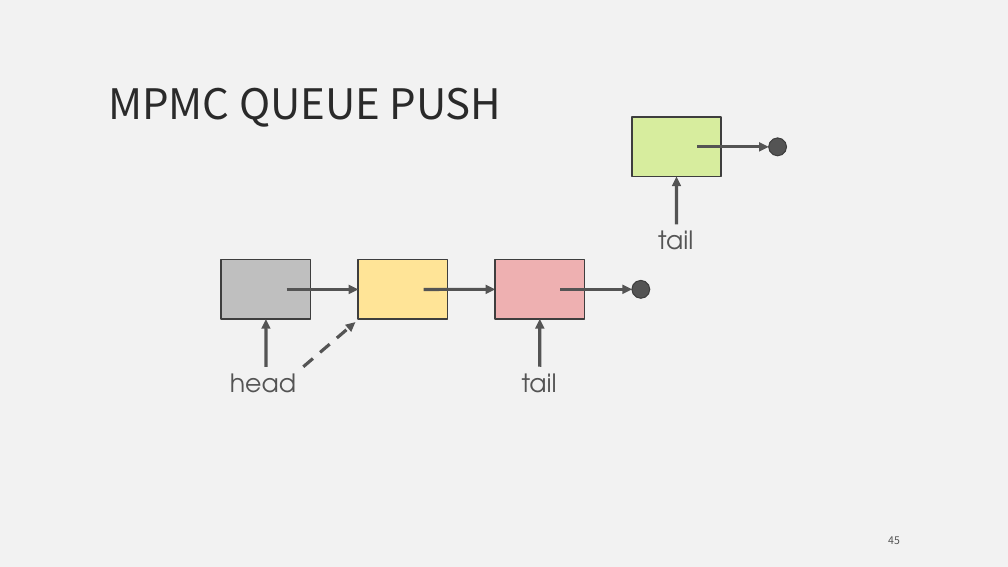
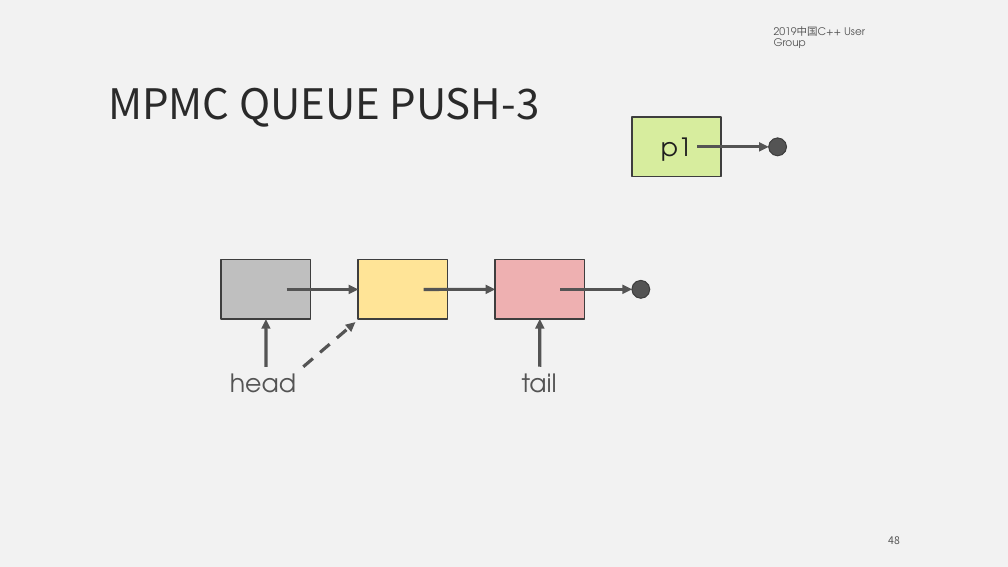
Before and after one commit to mutouyun/lock-free-queue, a slide deck: slide 48 of lock-free.pptx (slide 45 before the commit). Drawn at 1008x567 pixels with LibreOffice and Linux fonts; fonts in the diff are those of the drawing. Boxes give left, top, right and bottom in pixels: in the first picture for what was removed or moved away, otherwise in the second. Text is boxed around its words. In the diff, an @@ line names an element or a change of style, - is before the commit and + after.

Commit message:
update

```diff
--- a/lock-free.pptx
+++ b/lock-free.pptx
@@ text added at (774,26,865,48), 10 pt, text #545454 @@
+2019中国C++ User Group
@@ title at (108,87,540,127): text changed @@
-MPMC QUEUE PUSH
+MPMC QUEUE PUSH-3
@@ text in rectangle at (661,137,692,161): text added @@
+p1
@@ arrow removed from (677, 225) to (677, 177) @@
@@ text removed at (658,223,693,250) @@
-tail
@@ page number at (888,536,900,544): text changed @@
-45
+48
```
Also in this commit, not shown: 95 other slides changed, 17 slides added.
